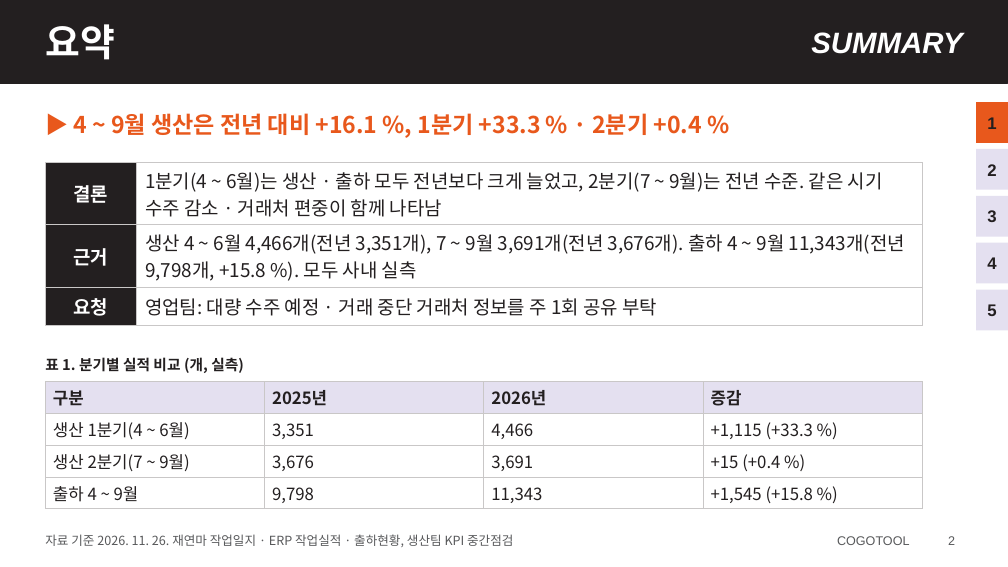
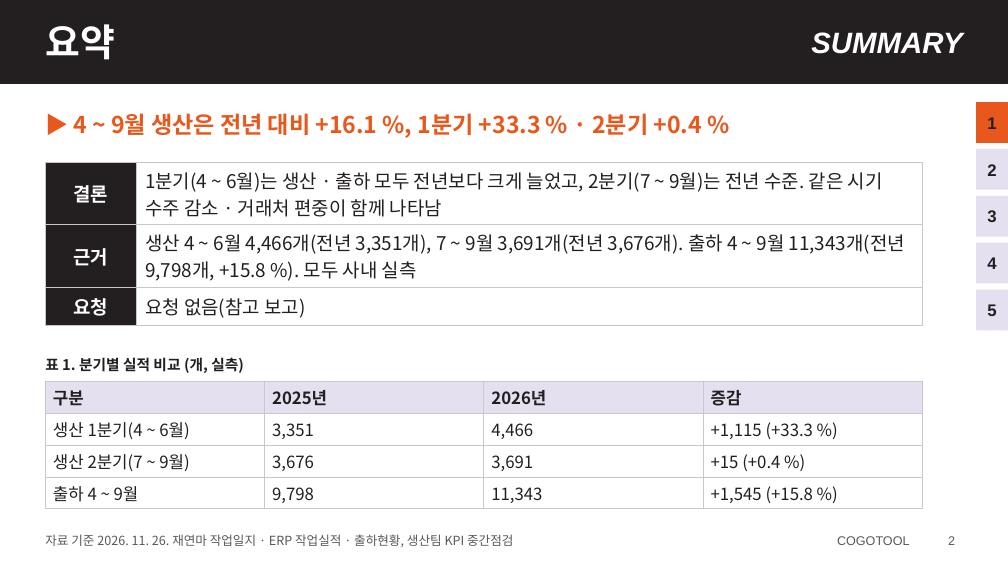
Before and after one commit to HanKyungJun/koreatooling-portal, a slide deck: slide 2 of wiki/reports/07_KPI/생산팀_KPI_중간점검_20261128.pptx. Drawn at 1008x567 pixels with LibreOffice and Linux fonts; fonts in the diff are those of the drawing. Boxes give left, top, right and bottom in pixels: in the first picture for what was removed or moved away, otherwise in the second. Text is boxed around its words. In the diff, an @@ line names an element or a change of style, - is before the commit and + after.

```diff
--- a/wiki/reports/07_KPI/생산팀_KPI_중간점검_20261128.pptx
+++ b/wiki/reports/07_KPI/생산팀_KPI_중간점검_20261128.pptx
@@ table at (45,163,923,322) @@
-row 3, column 2: 영업팀: 대량 수주 예정 · 거래 중단 거래처 정보를 주 1회 공유 부탁
+row 3, column 2: 요청 없음(참고 보고)
```
Also in this commit, not shown: 2 other slides changed, 1 other file.
